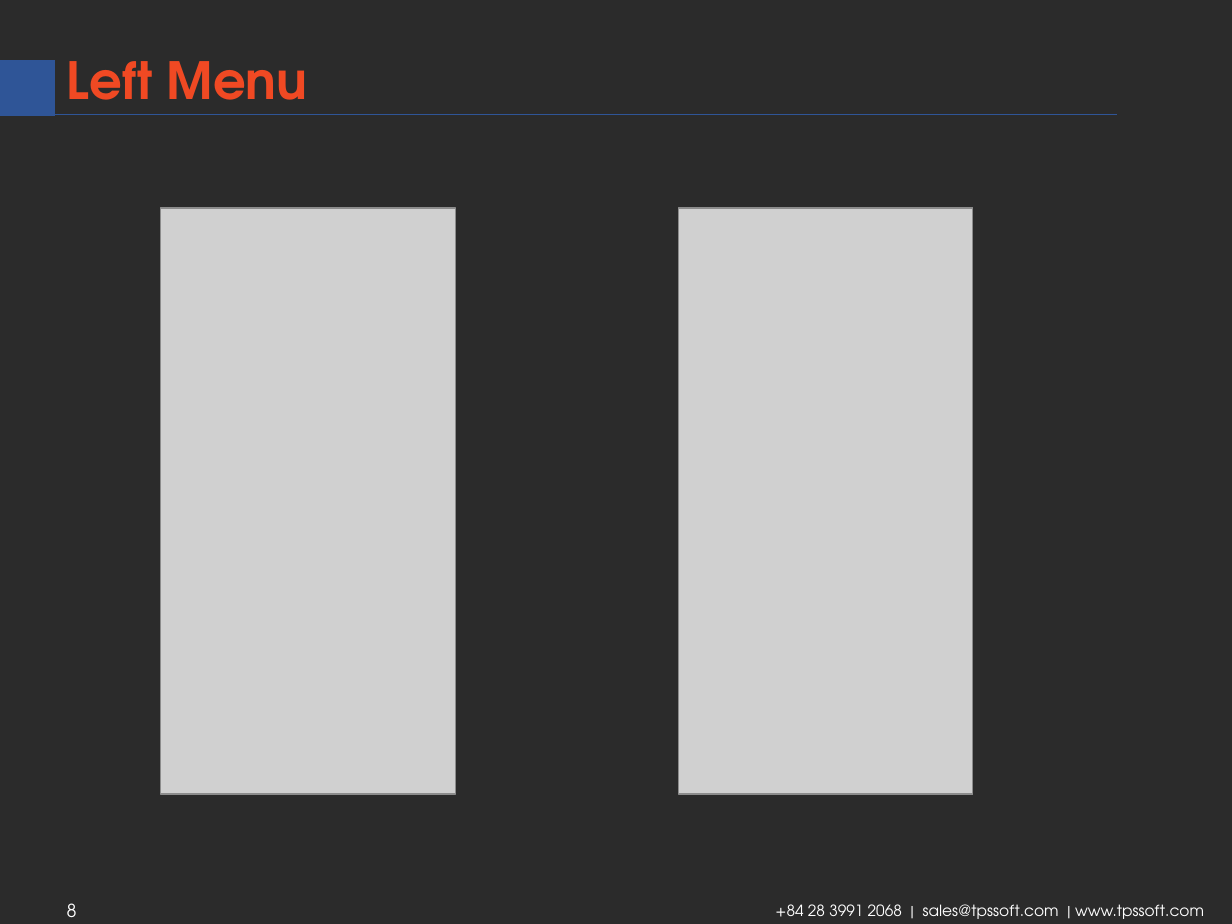
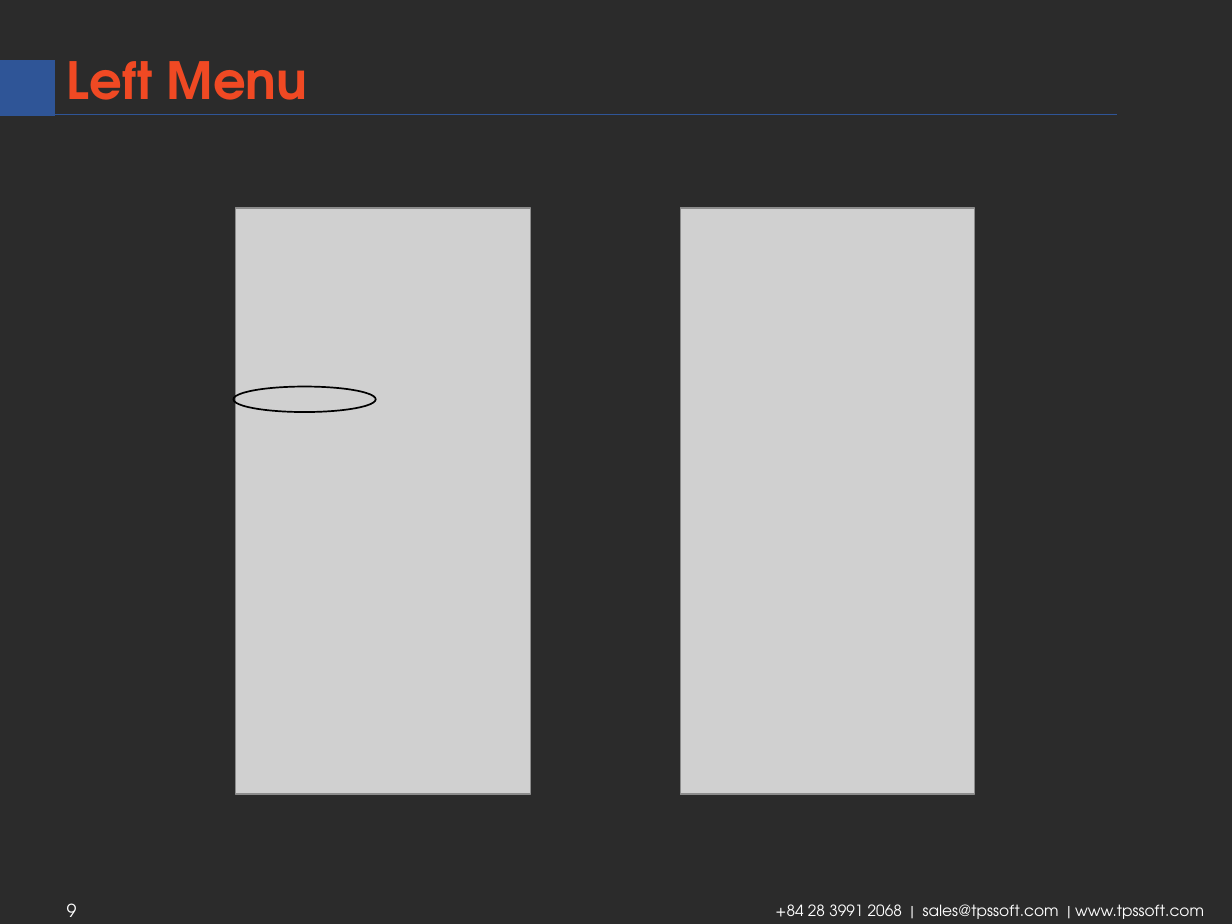
Before and after one commit to tamtps/TrainingProject, a slide deck: slide 9 of TPS Final Report.pptx (slide 8 before the commit). Drawn at 1232x924 pixels with LibreOffice and Linux fonts; fonts in the diff are those of the drawing; grey boxes stand for pictures; background and template pictures are left out; a plain dark background stands for a picture behind light text. Boxes give left, top, right and bottom in pixels: in the first picture for what was removed or moved away, otherwise in the second. Text is boxed around its words. In the diff, an @@ line names an element or a change of style, - is before the commit and + after.

```diff
--- a/TPS Final Report.pptx
+++ b/TPS Final Report.pptx
@@ picture: place and size @@
-picture at <box>160,208,455,795</box>
+picture at <box>235,208,530,795</box>
@@ ellipse added at <box>233,387,376,413</box>, outline #000000 1 pt @@
@@ page number at <box>67,903,77,917</box>: text changed @@
-8
+9
```
Also in this commit, not shown: 8 other slides changed, 1 slide added.
